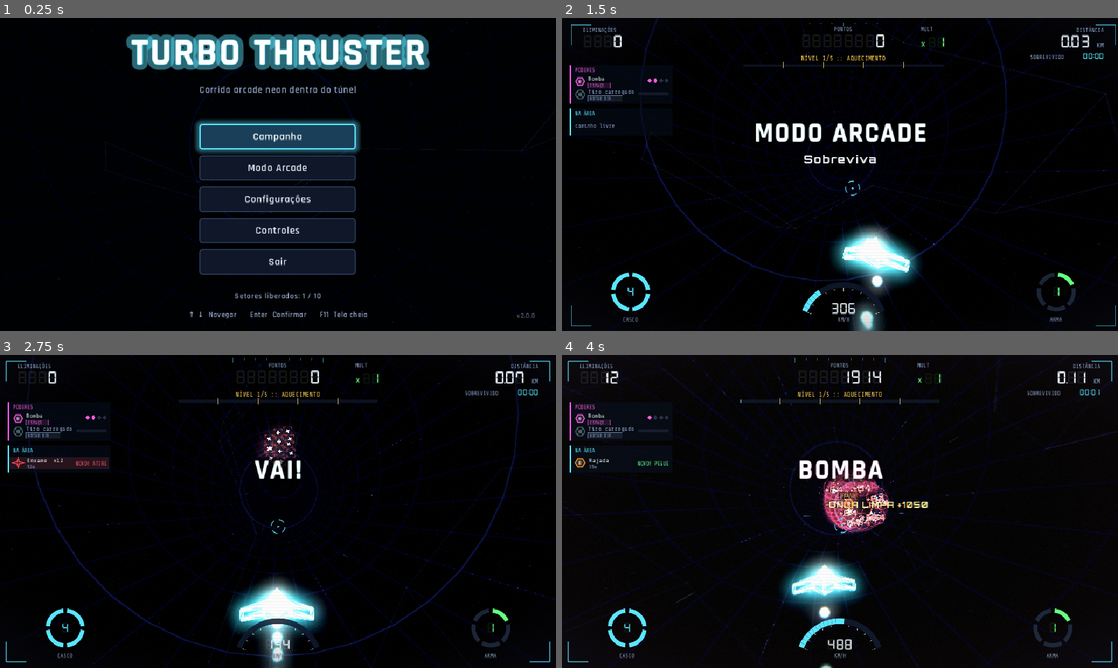
Above: before the commit, frames 1-4 (two rows, left to right).
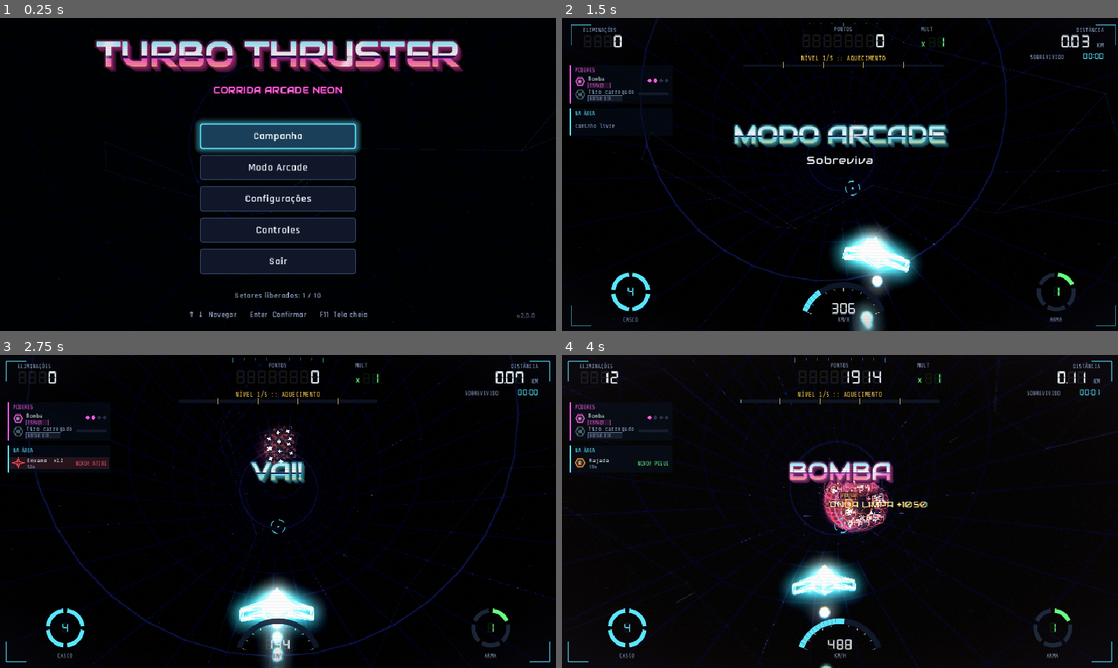
Above: after the commit, the same moments.

Repository: matthfaria96/turbo-thruster
Game: Godot game, scene res://main.tscn
The game is run twice, just before and just after one commit, with the same random seed, the same clock (stepped at 60 frames per second) and the same inputs.
Inputs (mouse positions are in pixels of both pictures, inside the frame that each line leads up to):
- Up to frame 1 (0.25 s): no input
- Up to frame 2 (1.5 s): click "Modo Arcade" at 0.5 s; tap Enter (ui_accept) at 1.25 s; move the mouse to (962, 158) at 1.27 s; hold D (move_right) from 1.28 s (still down); hold Shift (charge) from 1.28 s (still down); click (962, 158) at 1.42 s
- Up to frame 3 (2.75 s): tap Enter (ui_accept) at 1.52, 2.27 s; move the mouse to (166, 527) at 2.02 s; release D (move_right) at 2.03 s; release Shift (charge) at 2.03 s; hold S (brake) from 2.03 s (still down); tap Shift (charge) at 2.1 s; click (166, 527) at 2.17 s
- Up to frame 4 (4 s): move the mouse to (895, 442) at 2.77 s; release S (brake) at 2.78 s; hold D (move_right) 2.78-3.53 s; hold J (fire) 2.78-3.53 s; click (895, 442) at 2.92 s; tap Shift (charge) at 3.05, 3.8 s; move the mouse to (812, 574) at 3.52 s; hold W (accelerate) from 3.53 s (still down); tap Space (special) at 3.6 s; click (812, 574) at 3.67 s; tap Enter (ui_accept) at 3.77 s

The runs differ from the first frame. In frame 1, 9.3% of the frame differs, in the area x 17-84%, y 5-90%; in frame 2, 2.8%; in frame 3, 0.6%; in frame 4, 1.8%.

Commit message:
feat: chrome arcade titles and fixed-size sector briefing
Animated 80s chrome headings (gradient with horizon line, solid neon
outline, 3D extrusion, sweeping shine, pop-in and flicker) replace the
translucent-outline titles everywhere, including in-game banners.
Audiowide replaces Orbitron as the display face (full Portuguese
accents). The sector briefing is now a fixed-size clipped panel with an
icon legend, so locked and unlocked sectors never shift the layout.

Co-Authored-By: Claude Opus 5.5 <noreply@anthropic.com>

Diff:
--- /dev/null
+++ b/src/shaders/chrome_text.gdshader
@@ -0,0 +1,37 @@
+// 80s chrome lettering: sky gradient above a hard horizon line, warm sunset
+// below, a bright shine band sweeping across, and a subtle scanline flicker.
+shader_type canvas_item;
+
+uniform vec4 top : source_color = vec4(0.55, 0.95, 1.0, 1.0);
+uniform vec4 mid : source_color = vec4(1.0, 1.0, 1.0, 1.0);
+uniform vec4 horizon : source_color = vec4(0.12, 0.08, 0.35, 1.0);
+uniform vec4 low : source_color = vec4(1.0, 0.35, 0.75, 1.0);
+uniform vec4 bottom : source_color = vec4(1.0, 0.8, 0.35, 1.0);
+uniform float height = 64.0;   // text block height in local pixels
+uniform float y_offset = 0.0;  // local y where the text starts
+uniform float shine_speed = 0.35;
+
+varying vec2 local;
+
+void vertex() {
+	local = VERTEX;
+}
+
+void fragment() {
+	float a = texture(TEXTURE, UV).a;
+	float v = clamp((local.y - y_offset) / max(height, 1.0), 0.0, 1.0);
+	vec3 col;
+	if (v < 0.52) {
+		col = mix(top.rgb, mid.rgb, smoothstep(0.0, 0.5, v));
+	} else if (v < 0.57) {
+		col = horizon.rgb;
+	} else {
+		col = mix(low.rgb, bottom.rgb, smoothstep(0.57, 1.0, v));
+	}
+	// Diagonal shine band sweeping left to right.
+	float band = fract((local.x * 0.0018 + local.y * 0.0009) - TIME * shine_speed);
+	float shine = smoothstep(0.0, 0.03, band) * (1.0 - smoothstep(0.03, 0.08, band));
+	col = mix(col, vec3(1.0), shine * 0.85);
+	col *= 0.94 + 0.06 * sin(local.y * 1.4 + TIME * 3.0);
+	COLOR = vec4(col, a * COLOR.a);
+}
--- /dev/null
+++ b/src/ui/arcade_title.gd
@@ -0,0 +1,128 @@
+class_name ArcadeTitle
+extends Control
+## Animated 80s arcade heading: chrome-gradient letters with a solid neon
+## outline, stacked 3D extrusion, an outer glow, a sweeping shine and a
+## pop-in + gentle bob. Sizes are fixed so layouts never jump.
+
+const SHADER := preload("res://src/shaders/chrome_text.gdshader")
+const DEPTH := 5
+
+var _text := ""
+var _size := 64
+var _accent := Color(1.0, 0.25, 0.75)
+var _layers: Array[Label] = []
+var _face: Label
+var _t := 0.0
+
+
+static func make(text: String, font_size := 64, accent := Color(1.0, 0.25, 0.75)) -> ArcadeTitle:
+	var t := ArcadeTitle.new()
+	t._text = text
+	t._size = font_size
+	t._accent = accent
+	t._build()
+	return t
+
+
+func set_text(text: String) -> void:
+	_text = text
+	for l in _layers:
+		l.text = text
+	_face.text = text
+	_fit()
+
+
+func set_accent(color: Color) -> void:
+	_accent = color
+	_restyle()
+
+
+func _build() -> void:
+	mouse_filter = Control.MOUSE_FILTER_IGNORE
+	custom_minimum_size = Vector2(0, _size * 1.45)
+	size_flags_horizontal = Control.SIZE_SHRINK_CENTER
+	pivot_offset = Vector2.ZERO
+	# Glow + extrusion layers (back to front), then the chrome face.
+	for i in DEPTH + 1:
+		var l := _make_label()
+		add_child(l)
+		_layers.append(l)
+	_face = _make_label()
+	var mat := ShaderMaterial.new()
+	mat.shader = SHADER
+	_face.material = mat
+	add_child(_face)
+	_restyle()
+	_fit()
+	resized.connect(_layout)
+
+
+## Minimum width = real text width, so the letters never overflow the box.
+func _fit() -> void:
+	var font := UiStyle.arcade_font()
+	var w := font.get_string_size(_text, HORIZONTAL_ALIGNMENT_LEFT, -1, _size).x
+	var pad := _size * 0.1 * 2.0 + DEPTH * (_size / 40.0) + _size * 0.3
+	custom_minimum_size = Vector2(w + pad, _size * 1.45)
+	_layout()
+
+
+## Every layer covers the whole box; extrusion layers are offset by depth.
+func _layout() -> void:
+	for i in _layers.size():
+		var depth := 0.0 if i == 0 else float(_layers.size() - i)
+		_layers[i].position = Vector2(depth, depth * 1.2) * (_size / 40.0)
+		_layers[i].size = size
+	_face.position = Vector2.ZERO
+	_face.size = size
+
+
+func _make_label() -> Label:
+	var l := Label.new()
+	l.text = _text
+	l.horizontal_alignment = HORIZONTAL_ALIGNMENT_CENTER
+	l.vertical_alignment = VERTICAL_ALIGNMENT_CENTER
+	l.mouse_filter = Control.MOUSE_FILTER_IGNORE
+	var ls := LabelSettings.new()
+	ls.font = UiStyle.arcade_font()
+	ls.font_size = _size
+	l.label_settings = ls
+	return l
+
+
+func _restyle() -> void:
+	var outline := int(_size * 0.1)
+	# Layer 0: soft outer glow.
+	var glow := _layers[0].label_settings
+	glow.font_color = Color(_accent, 0.0)
+	glow.outline_size = outline + int(_size * 0.22)
+	glow.outline_color = Color(_accent, 0.28)
+	# Extrusion: solid, darkening toward the back.
+	for i in range(1, _layers.size()):
+		var ls := _layers[i].label_settings
+		var depth := float(_layers.size() - i)
+		var shade := _accent.darkened(0.35 + depth * 0.09)
+		ls.font_color = shade
+		ls.outline_size = outline
+		ls.outline_color = shade
+	var face := _face.label_settings
+	face.font_color = Color(1, 1, 1)
+	face.outline_size = outline
+	face.outline_color = Color(0.1, 0.02, 0.2)
+	var mat := _face.material as ShaderMaterial
+	mat.set_shader_parameter("low", _accent.lightened(0.15))
+
+
+func _process(delta: float) -> void:
+	_t += delta
+	var appear := ease(minf(1.0, _t / 0.45), 0.3)
+	pivot_offset = size * 0.5
+	scale = Vector2.ONE * lerpf(1.35, 1.0, appear) * (1.0 + sin(_t * 1.6) * 0.012)
+	modulate.a = appear
+	var mat := _face.material as ShaderMaterial
+	var font := UiStyle.arcade_font()
+	var h := font.get_height(_size)
+	mat.set_shader_parameter("height", h * 0.78)
+	mat.set_shader_parameter("y_offset", (size.y - h) * 0.5 + h * 0.14)
+	# Occasional neon flicker on the glow.
+	var flicker := 0.28 if fmod(_t, 3.7) > 0.12 else 0.08
+	_layers[0].label_settings.outline_color = Color(_accent, flicker)
--- a/src/ui/controls_screen.gd
+++ b/src/ui/controls_screen.gd
@@ -5,7 +5,7 @@
 func _init(p_main: Node) -> void:
 	super(p_main)
 	var col := centered_column(820)
-	col.add_child(UiStyle.title("CONTROLES", 54))
+	col.add_child(ArcadeTitle.make("CONTROLES", 48))
 	var panel := PanelContainer.new()
 	col.add_child(panel)
 	var grid := GridContainer.new()
--- a/src/ui/hud.gd
+++ b/src/ui/hud.gd
@@ -14,7 +14,7 @@
 var _markers: TargetMarkers
 var _route: RouteMap
 var _route_holder: Control
-var _announce: Label
+var _announce: ArcadeTitle
 var _announce_sub: Label
 var _announce_box: Control
 var _announce_tween: Tween
@@ -87,8 +87,7 @@
 	vb.mouse_filter = Control.MOUSE_FILTER_IGNORE
 	vb.add_theme_constant_override("separation", 2)
 	center.add_child(vb)
-	_announce = UiStyle.title("", 60)
-	_announce.label_settings.shadow_color = Color(0, 0, 0, 0.6)
+	_announce = ArcadeTitle.make("", 56)
 	vb.add_child(_announce)
 	_announce_sub = UiStyle.label("", 26, UiStyle.TEXT, HORIZONTAL_ALIGNMENT_CENTER, true)
 	_announce_sub.label_settings.outline_size = 10
@@ -139,8 +138,9 @@
 
 
 func announce(text: String, sub := "", duration := 1.8, color := UiStyle.ACCENT) -> void:
-	_announce.text = text
-	_announce.label_settings.outline_color = Color(color, 0.85)
+	_announce.set_text(text)
+	_announce.set_accent(color)
+	_announce.visible = text != ""
 	_announce_sub.text = sub
 	if not UiStyle.supports_display(sub):
 		_announce_sub.label_settings.font = UiStyle.font()
--- /dev/null
+++ b/src/ui/icon_view.gd
@@ -0,0 +1,19 @@
+class_name IconView
+extends Control
+## Small fixed-size control that draws one Icons glyph (used in menus).
+
+var kind := ""
+var color := Color.WHITE
+
+
+static func make(p_kind: String, p_color: Color, px := 22.0) -> IconView:
+	var v := IconView.new()
+	v.kind = p_kind
+	v.color = p_color
+	v.custom_minimum_size = Vector2(px, px)
+	v.mouse_filter = Control.MOUSE_FILTER_IGNORE
+	return v
+
+
+func _draw() -> void:
+	Icons.draw(self, kind, size * 0.5, minf(size.x, size.y) * 0.42, color)
--- a/src/ui/icons.gd
+++ b/src/ui/icons.gd
@@ -143,11 +143,12 @@
 	ci.draw_polyline(pts, color, LINE, true)
 
 
-static func _barrier(ci: CanvasItem, c: Vector2, r: float, color: Color) -> void:
-	ci.draw_arc(c, r * 0.8, PI * 0.15, PI * 0.85, 12, color, r * 0.45, false)
+static func _barrier(ci: CanvasItem, center: Vector2, r: float, color: Color) -> void:
+	var c := center - Vector2(0, r * 0.75)
+	ci.draw_arc(c, r * 1.15, PI * 0.12, PI * 0.88, 16, color, r * 0.6, false)
 	for i in 4:
-		var a := lerpf(PI * 0.2, PI * 0.8, i / 3.0)
-		ci.draw_line(c + Vector2(cos(a), sin(a)) * r * 0.58, c + Vector2(cos(a), sin(a)) * r * 1.02, Color(0, 0, 0, 0.6), 1.5)
+		var a := lerpf(PI * 0.22, PI * 0.78, i / 3.0)
+		ci.draw_line(c + Vector2(cos(a), sin(a)) * r * 0.85, c + Vector2(cos(a), sin(a)) * r * 1.45, Color(0, 0, 0, 0.55), 1.5)
 
 
 static func _rotor(ci: CanvasItem, c: Vector2, r: float, color: Color) -> void:
--- a/src/ui/initials_entry.gd
+++ b/src/ui/initials_entry.gd
@@ -34,7 +34,7 @@
 	var vb := VBoxContainer.new()
 	vb.add_theme_constant_override("separation", 14)
 	panel.add_child(vb)
-	vb.add_child(UiStyle.title("NOVO RECORDE!", 44, UiStyle.GOLD))
+	vb.add_child(ArcadeTitle.make("NOVO RECORDE!", 40, UiStyle.GOLD))
 	vb.add_child(UiStyle.label("%s pontos · %s" % [Hud.format_int(score), time_text], 24, UiStyle.TEXT,
 		HORIZONTAL_ALIGNMENT_CENTER, true))
 	vb.add_child(UiStyle.label("Digite suas iniciais", 20, UiStyle.DIM, HORIZONTAL_ALIGNMENT_CENTER))
--- a/src/ui/level_select.gd
+++ b/src/ui/level_select.gd
@@ -12,7 +12,7 @@
 func _init(p_main: Node) -> void:
 	super(p_main)
 	var col := centered_column()
-	col.add_child(UiStyle.title("ESCOLHA O SETOR", 50))
+	col.add_child(ArcadeTitle.make("ESCOLHA O SETOR", 44))
 	col.add_child(spacer(4))
 	var row := HBoxContainer.new()
 	row.add_theme_constant_override("separation", 28)
@@ -38,6 +38,7 @@
 	var unlocked := Save.is_unlocked(index)
 	var b := Button.new()
 	b.custom_minimum_size = Vector2(270, 84)
+	b.clip_contents = true
 	b.focus_mode = Control.FOCUS_ALL
 	UiStyle.wire(b)
 	var vb := VBoxContainer.new()
@@ -49,7 +50,10 @@
 	b.add_child(vb)
 	var tint: Color = level.tint
 	vb.add_child(UiStyle.label("SETOR %02d" % (index + 1), 14, tint.lightened(0.3) if unlocked else UiStyle.DIM, HORIZONTAL_ALIGNMENT_LEFT, true))
-	vb.add_child(UiStyle.label(level.name if unlocked else "Bloqueado", 26, UiStyle.TEXT if unlocked else Color(UiStyle.DIM, 0.6), HORIZONTAL_ALIGNMENT_LEFT, true))
+	var title_label := UiStyle.label(level.name if unlocked else "BLOQUEADO", 24, UiStyle.TEXT if unlocked else Color(UiStyle.DIM, 0.6), HORIZONTAL_ALIGNMENT_LEFT, true)
+	title_label.clip_text = true
+	title_label.custom_minimum_size = Vector2(170, 0)
+	vb.add_child(title_label)
 	var best := Save.best_for(index)
 	if not best.is_empty():
 		var rank := UiStyle.label(String(best.rank), 34, UiStyle.rank_color(best.rank), HORIZONTAL_ALIGNMENT_RIGHT, true)
@@ -72,67 +76,96 @@
 	return b
 
 
+const DETAIL_SIZE := Vector2(500, 430)
+const LEGEND_COLUMNS := 2
+
+
+## Fixed-size briefing: content is clipped inside so the panel (and the card
+## grid next to it) never changes size between sectors.
 func _detail_panel() -> PanelContainer:
 	var panel := PanelContainer.new()
-	panel.custom_minimum_size = Vector2(480, 420)
+	var clip := Control.new()
+	clip.custom_minimum_size = DETAIL_SIZE
+	clip.clip_contents = true
+	panel.add_child(clip)
 	var vb := VBoxContainer.new()
-	vb.add_theme_constant_override("separation", 8)
-	panel.add_child(vb)
-	_detail_name = UiStyle.label("", 34, UiStyle.TEXT, HORIZONTAL_ALIGNMENT_LEFT, true)
+	vb.set_anchors_and_offsets_preset(Control.PRESET_FULL_RECT)
+	vb.add_theme_constant_override("separation", 6)
+	clip.add_child(vb)
+	_detail_name = _fixed_label(28, UiStyle.TEXT, 1, true)
 	vb.add_child(_detail_name)
-	_detail_info = UiStyle.label("", 19, UiStyle.DIM)
+	_detail_info = _fixed_label(17, UiStyle.DIM, 3)
 	vb.add_child(_detail_info)
-	_detail_best = UiStyle.label("", 19, UiStyle.GOLD)
+	_detail_best = _fixed_label(16, UiStyle.GOLD, 2)
 	vb.add_child(_detail_best)
-	vb.add_child(spacer(6))
-	vb.add_child(UiStyle.label("INIMIGOS DESTE SETOR", 15, UiStyle.ACCENT, HORIZONTAL_ALIGNMENT_LEFT, true))
+	vb.add_child(UiStyle.label("NESTE SETOR", 14, UiStyle.ACCENT, HORIZONTAL_ALIGNMENT_LEFT, true))
 	_legend = VBoxContainer.new()
-	_legend.add_theme_constant_override("separation", 6)
 	vb.add_child(_legend)
 	var grow := Control.new()
 	grow.size_flags_vertical = Control.SIZE_EXPAND_FILL
 	vb.add_child(grow)
-	_start_hint = UiStyle.label("", 18, UiStyle.GOOD, HORIZONTAL_ALIGNMENT_LEFT, true)
+	_start_hint = _fixed_label(18, UiStyle.GOOD, 1, true)
 	vb.add_child(_start_hint)
 	return panel
+
+
+## Label with a fixed number of lines so its height never changes.
+func _fixed_label(font_size: int, color: Color, lines: int, bold := false) -> Label:
+	var l := UiStyle.label("", font_size, color, HORIZONTAL_ALIGNMENT_LEFT, bold)
+	l.autowrap_mode = TextServer.AUTOWRAP_WORD_SMART
+	l.max_lines_visible = lines
+	l.text_overrun_behavior = TextServer.OVERRUN_TRIM_ELLIPSIS
+	var line_h := l.label_settings.font.get_height(font_size)
+	l.custom_minimum_size = Vector2(DETAIL_SIZE.x, line_h * lines + 2.0)
+	l.size_flags_vertical = Control.SIZE_SHRINK_BEGIN
+	return l
 
 
 func _show_detail(index: int) -> void:
 	var level := Levels.get_level(index)
 	var unlocked := Save.is_unlocked(index)
-	_detail_name.text = "Setor %d · %s" % [index + 1, level.name] if unlocked else "Setor %d · ???" % (index + 1)
+	_detail_name.text = "Setor %d · %s" % [index + 1, level.name] if unlocked else "Setor %d · Bloqueado" % (index + 1)
 	var acts: Array = level.acts
 	var titles := acts.map(func(a: Dictionary) -> String: return a.title)
 	_detail_info.text = ("%d atos · %.1f km · Chefe: %s\n%s" % [acts.size(), float(level.length) / 1000.0, level.boss,
-		"  ›  ".join(PackedStringArray(titles))]) if unlocked else "Conclua o setor anterior para liberar."
-	_detail_info.autowrap_mode = TextServer.AUTOWRAP_WORD_SMART
+		" › ".join(PackedStringArray(titles))]) if unlocked else "Conclua o setor anterior para liberar."
 	var best := Save.best_for(index)
-	_detail_best.text = "Recorde: %s pts  ·  Nota %s" % [Hud.format_int(int(best.score)), best.rank] if not best.is_empty() else ""
+	var best_text := "Recorde: %s pts · Nota %s" % [Hud.format_int(int(best.score)), best.rank] if not best.is_empty() else "Sem recorde ainda"
 	var names := Save.medals_for(index).map(func(m: String) -> String: return RunEnd.MEDALS[m][0])
-	if unlocked:
-		_detail_best.text += ("\nMedalhas: " + ", ".join(PackedStringArray(names))) if not names.is_empty() \
-			else "\nMedalhas: Intocável · Exterminador · Multiplicador (x50)"
+	var medal_text := ("Medalhas: " + ", ".join(PackedStringArray(names))) if not names.is_empty() \
+		else "Medalhas: Intocável · Exterminador · Multiplicador"
+	_detail_best.text = (best_text + "\n" + medal_text) if unlocked else ""
 	for child in _legend.get_children():
 		child.queue_free()
 	if unlocked:
-		for kind: String in level.kinds:
-			_legend.add_child(_legend_row(kind))
-	_start_hint.text = "Enter para decolar  ▸" if unlocked else ""
+		_legend.add_child(_legend_grid(level.kinds))
+	_start_hint.text = "ENTER PARA DECOLAR  ▸" if unlocked else ""
 
 
-func _legend_row(kind: String) -> HBoxContainer:
+## Two columns of icon + name + role; fixed row height.
+func _legend_grid(kinds: Array) -> GridContainer:
+	var grid := GridContainer.new()
+	grid.columns = LEGEND_COLUMNS
+	grid.add_theme_constant_override("h_separation", 12)
+	grid.add_theme_constant_override("v_separation", 4)
+	for kind: String in kinds:
+		grid.add_child(_legend_cell(kind))
+	return grid
+
+
+func _legend_cell(kind: String) -> HBoxContainer:
 	var spec := EnemyTypes.get_type(kind)
-	var row := HBoxContainer.new()
-	var swatch := Panel.new()
-	swatch.custom_minimum_size = Vector2(16, 16)
-	swatch.size_flags_vertical = Control.SIZE_SHRINK_CENTER
-	swatch.add_theme_stylebox_override("panel", UiStyle.box(spec.color, Color(1, 1, 1, 0.6), 1, 8, 0))
-	row.add_child(swatch)
-	var name_label := UiStyle.label(spec.name, 19, spec.color.lightened(0.2), HORIZONTAL_ALIGNMENT_LEFT, true)
-	name_label.custom_minimum_size = Vector2(150, 0)
-	row.add_child(name_label)
-	row.add_child(UiStyle.label(spec.desc, 17, UiStyle.DIM))
-	return row
+	var role := Icons.role(kind)
+	var cell := HBoxContainer.new()
+	cell.custom_minimum_size = Vector2((DETAIL_SIZE.x - 12.0) / LEGEND_COLUMNS, 26)
+	cell.add_theme_constant_override("separation", 8)
+	cell.add_child(IconView.make(kind, spec.color, 22.0))
+	var name_label := UiStyle.label(spec.name, 16, spec.color.lightened(0.25))
+	name_label.size_flags_horizontal = Control.SIZE_EXPAND_FILL
+	name_label.clip_text = true
+	cell.add_child(name_label)
+	cell.add_child(UiStyle.label(Icons.role_text(role), 13, Icons.role_color(role), HORIZONTAL_ALIGNMENT_RIGHT, true))
+	return cell
 
 
 func _start(index: int) -> void:
--- a/src/ui/main_menu.gd
+++ b/src/ui/main_menu.gd
@@ -5,8 +5,11 @@
 func _init(p_main: Node) -> void:
 	super(p_main)
 	var col := centered_column(420)
-	col.add_child(UiStyle.title("TURBO THRUSTER", 84))
-	col.add_child(UiStyle.label("Corrida arcade neon dentro do túnel", 22, UiStyle.DIM, HORIZONTAL_ALIGNMENT_CENTER))
+	col.add_child(ArcadeTitle.make("TURBO THRUSTER", 76))
+	var tagline := UiStyle.label("CORRIDA ARCADE NEON", 20, Color(1.0, 0.45, 0.85), HORIZONTAL_ALIGNMENT_CENTER, true)
+	tagline.label_settings.outline_size = 6
+	tagline.label_settings.outline_color = Color(0.35, 0.0, 0.3)
+	col.add_child(tagline)
 	col.add_child(spacer(36))
 	var play := UiStyle.button("Campanha", main.show_level_select)
 	var best := Save.arcade_best()
--- a/src/ui/overlay.gd
+++ b/src/ui/overlay.gd
@@ -27,7 +27,7 @@
 	var vb := VBoxContainer.new()
 	vb.add_theme_constant_override("separation", 10)
 	panel.add_child(vb)
-	vb.add_child(UiStyle.title(heading, 40, accent))
+	vb.add_child(ArcadeTitle.make(heading, 38, accent))
 	if subtitle != "":
 		vb.add_child(UiStyle.label(subtitle, 22, UiStyle.DIM, HORIZONTAL_ALIGNMENT_CENTER))
 	if not rows.is_empty():
--- a/src/ui/settings_screen.gd
+++ b/src/ui/settings_screen.gd
@@ -11,7 +11,7 @@
 	super(p_main)
 	var col := centered_column(720)
 	col.add_theme_constant_override("separation", 10)
-	col.add_child(UiStyle.title("CONFIGURAÇÕES", 40))
+	col.add_child(ArcadeTitle.make("CONFIGURAÇÕES", 40))
 	var panel := PanelContainer.new()
 	col.add_child(panel)
 	var list := VBoxContainer.new()
--- a/src/ui/ui_style.gd
+++ b/src/ui/ui_style.gd
@@ -16,10 +16,16 @@
 static var _display: FontVariation
 
 const BODY_FONT := preload("res://assets/fonts/Rajdhani-SemiBold.ttf")
-const DISPLAY_FONT := preload("res://assets/fonts/Orbitron.ttf")
 
 
+const ARCADE_FONT := preload("res://assets/fonts/Audiowide-Regular.ttf")
 const LCD_FONT := preload("res://assets/fonts/DSEG7Classic-Bold.ttf")
+
+
+## Digital arcade face for headings (Audiowide, full Portuguese accents).
+static func arcade_font() -> Font:
+	return ARCADE_FONT
+
 const TERM_FONT := preload("res://assets/fonts/ShareTechMono-Regular.ttf")
 
 
@@ -42,13 +48,12 @@
 	return _body
 
 
-## Geometric display face for titles and numbers (Orbitron, heavy).
+## Digital display face for titles and numbers (Audiowide).
 static func display_font() -> Font:
 	if _display == null:
 		_display = FontVariation.new()
-		_display.base_font = DISPLAY_FONT
-		_display.variation_opentype = {TextServerManager.get_primary_interface().name_to_tag("wght"): 800}
-		_display.spacing_glyph = 2
+		_display.base_font = ARCADE_FONT
+		_display.spacing_glyph = 1
 	return _display
 
 
@@ -106,11 +111,8 @@
 	return l
 
 
-## Orbitron draws the tilde like a grave accent; use Rajdhani for ã/õ.
-static func supports_display(text: String) -> bool:
-	for ch in ["ã", "õ", "Ã", "Õ"]:
-		if text.contains(ch):
-			return false
+## Kept for callers: the display face now covers every Portuguese accent.
+static func supports_display(_text: String) -> bool:
 	return true
 
 
--- a/tests/test_ui.gd
+++ b/tests/test_ui.gd
@@ -25,7 +25,7 @@
 	var below := root.gui_get_focus_owner()
 	_check(below != card, "S moves down the sector grid")
 	# Step sideways and back; which way first depends on the card's column.
-	var on_left := (below as Control).get_global_rect().position.x < root.get_visible_rect().size.x * 0.5
+	var on_left := (below as Control).find_valid_focus_neighbor(SIDE_RIGHT) != null
 	await _press(KEY_D if on_left else KEY_A)
 	_check(root.gui_get_focus_owner() != below, "A/D moves across the sector grid")
 	await _press(KEY_A if on_left else KEY_D)
@@ -33,6 +33,17 @@
 	await _press(KEY_ESCAPE)
 	await process_frame
 	_check((root.gui_get_focus_owner() as Button).text == "Campanha", "Esc returns to menu")
+	# The briefing must keep the same size for unlocked and locked sectors.
+	await _press(KEY_ESCAPE)
+	await _press(KEY_ENTER)
+	await process_frame
+	var panel := _find_briefing(root)
+	var size_a := panel.size if panel else Vector2.ZERO
+	await _press(KEY_D)
+	await _press(KEY_S)
+	await _press(KEY_S)
+	await process_frame
+	_check(panel != null and panel.size == size_a, "sector briefing keeps a fixed size (%s)" % size_a)
 	print("ui checks done, failures: %d" % _fail)
 	quit(1 if _fail > 0 else 0)
 
@@ -54,3 +65,10 @@
 		printerr("FAIL: " + what)
 	else:
 		print("ok: " + what)
+
+
+func _find_briefing(node: Node) -> Control:
+	for child in node.find_children("*", "PanelContainer", true, false):
+		if (child as Control).size.x >= 500.0:
+			return child
+	return null
Not shown, changed: assets/fonts/Audiowide-OFL.txt
Binary file added: assets/fonts/Audiowide-Regular.ttf
Not shown, changed: assets/fonts/Audiowide-Regular.ttf.import
Binary file removed: assets/fonts/Orbitron.ttf
Not shown, added: src/shaders/chrome_text.gdshader.uid
Not shown, added: src/ui/arcade_title.gd.uid
Not shown, added: src/ui/icon_view.gd.uid
